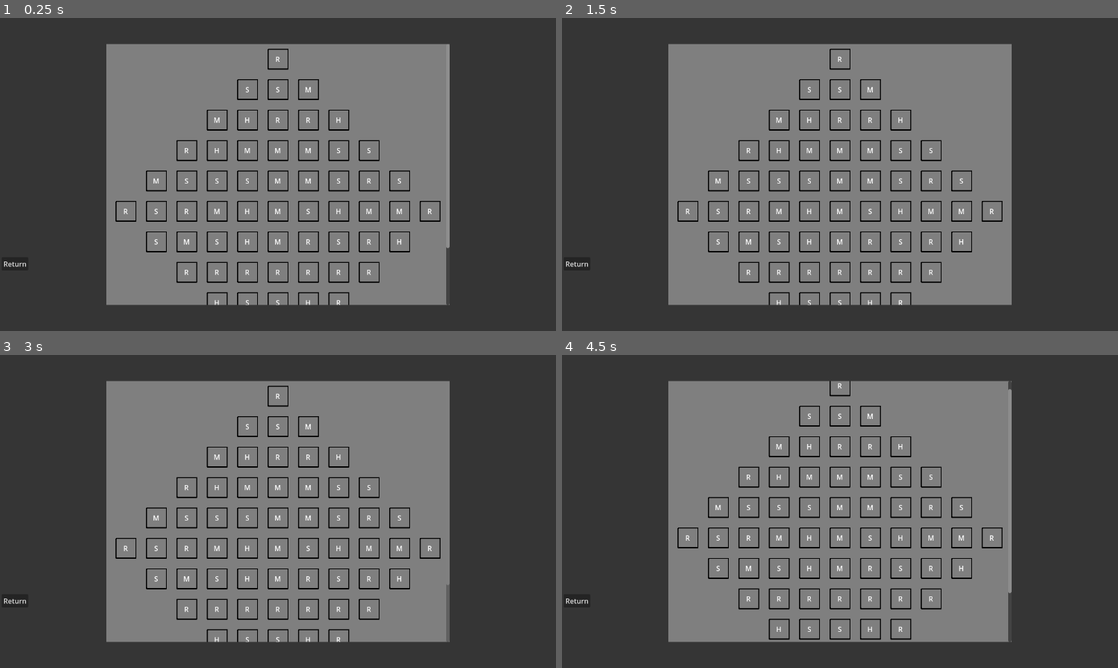
Above: before the commit, frames 1-4 (two rows, left to right).
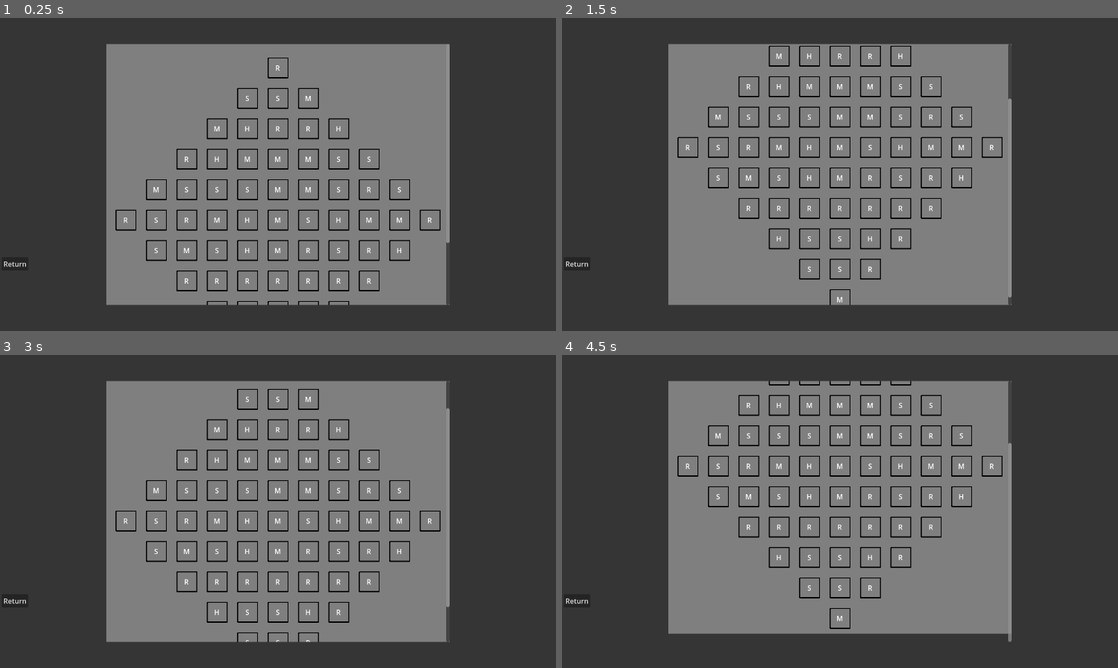
Above: after the commit, the same moments.

Repository: Saplings-Projects/1M_sub
Game: Godot game, scene res://#Scenes/MapUI.tscn
The game is run twice, just before and just after one commit, with the same random seed, the same clock (stepped at 60 frames per second) and the same inputs. This scene is started directly instead of the project's main scene.
Inputs (mouse positions are in pixels of both pictures, inside the frame that each line leads up to):
- Up to frame 1 (0.25 s): no input
- Up to frame 2 (1.5 s): tap Enter at 0.5 s; drag from (840, 174) to (895, 105) at 0.52 s; drag from (728, 190) to (812, 237) at 1.27 s
- Up to frame 3 (3 s): move the mouse to (333, 442) at 2.02 s; tap Ctrl at 2.1 s; click (333, 442) at 2.17 s; tap Space at 2.75 s; drag from (250, 574) to (111, 464) at 2.77 s
- Up to frame 4 (4.5 s): move the mouse to (1006, 558) at 3.52 s; tap Alt at 3.6 s; click (1006, 558) at 3.67 s; tap Enter at 4.25 s; drag from (673, 464) to (756, 433) at 4.27 s

The runs differ from the first frame. In frame 1, 5.4% of the frame differs, in the area x 20-81%, y 9-92%; in frame 2, 5.5%; in frame 3, 5.2%; in frame 4, 7.1%, in the area x 19-81%, y 8-92%.

Commit message:
Issue-46: Add missing padding, add typing to some variables

Diff:
--- a/UI/MapUI.gd
+++ b/UI/MapUI.gd
@@ -33,7 +33,7 @@
 	# Set the max width between what we calculated above and the minimum room width constant
 	room_container_width = max(room_container_width, _MINIMUM_ROOM_WIDTH)
 
-	var room_container_height = _get_combined_room_height(new_room_texture_rect)
+	var room_container_height: float = _get_combined_room_height(new_room_texture_rect)
 	# Set the max height between what we calculated above and the minimum room height constant
 	room_container_height = max(room_container_height, _MINIMUM_ROOM_HEIGHT)
 
@@ -59,10 +59,10 @@
 	var start_position_for_next_room_y: float = room_container.get_custom_minimum_size().y - (color_rect.get_size().y - scroll_container_bottom_y_position)
 	var position_for_next_room: Vector2 = Vector2(start_position_for_next_room_x, start_position_for_next_room_y)
 
-	for floor: Array[RoomBase] in current_map.rooms:
+	for floor_array: Array[RoomBase] in current_map.rooms:
 		# When we're done populating a floor and we go to the next index, reset the X start position
 		position_for_next_room.x = start_position_for_next_room_x
-		for room: RoomBase in floor:
+		for room: RoomBase in floor_array:
 			if (room != null):
 				var room_display: Control = room_ui.instantiate()
 				room_addition_node.add_child(room_display)
@@ -101,4 +101,4 @@
 # The array we have in MapManager, each element will increase the height of the map display,
 # multiply by the size of a room w/ some offset to dynamically set the size of the container of which we will be scrolling.
 func _get_combined_room_height(texture_rect: TextureRect) -> float:
-	return MapManager.map_width_array.size() * (texture_rect.get_size().y + _padding_offset)
+	return MapManager.map_width_array.size() * (texture_rect.get_size().y + _padding_offset) + _padding_offset
